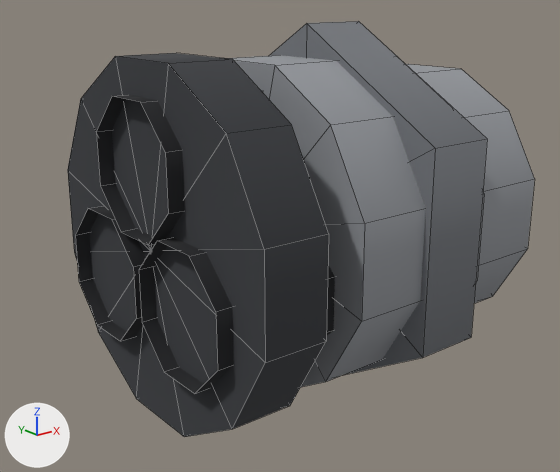
The OBJ model src/main/resources/assets/apocalypse_firstlight/models/block/power_cable/arm_plug_east.obj as it was, and as the next commit left it.
One viewpoint serves both versions: a 50 mm camera at (0.439, -0.976, 0.678) aimed at (0.82, -0.501, 0.488). Every picture has the same lights, and +X, +Y and +Z are marked at lower left. The picture after the commit comes second. Mesh edges are drawn as thin lines. Where no turn or scale is listed for an object, it has been applied to the vertices. Vertices at exactly the same position are counted once.

In view in the first picture: 'arm_plug_east'.
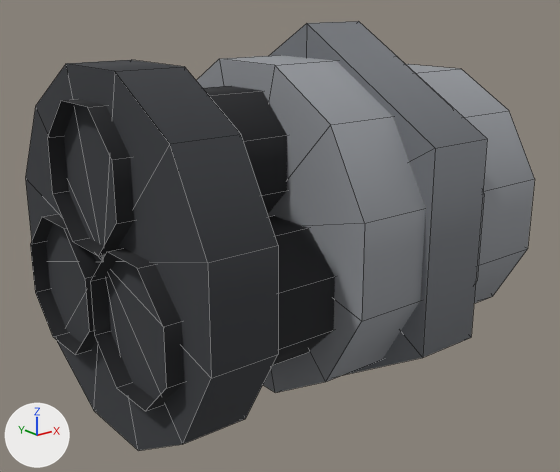
The edits, one by one:
me_arm_plug_east is used by ob_arm_plug_east; location (0.0, 0.0, 0.0).
me_arm_plug_east had 140 vertices, 150 faces and spanned x 0.688..1.0, y -0.636..-0.364, z 0.344..0.656.
me_arm_plug_east now has 140 vertices, 150 faces and spans x 0.65..1.0, y -0.635..-0.365, z 0.344..0.656.
me_arm_plug_east part 1: the loose piece of 26 vertices spanning x 0.7..0.75, y -0.636..-0.364, z 0.364..0.636 is scaled about its middle by (1, 0.978, 0.978), then moved by (-0.037, 0.0, 0.0).
me_arm_plug_east part 2: all 24 vertices in x 0.688, y -0.602..-0.398, z 0.42..0.61 are moved by (-0.038, 0.0, 0.0).

What differs and where, as boxes [x1, y1, x2, y2] in the pictures (560 x 472 px; the box of a moved part takes in the faces that stretch with it):
'arm_plug_east', reshaped (9% wider): before [68, 21, 534, 437]; after [25, 21, 534, 451]
part 1 of me_arm_plug_east, moved or reshaped: before [68, 53, 329, 437]; after [25, 60, 278, 451]
part 2 of me_arm_plug_east, moved or reshaped: before [75, 91, 335, 394]; after [30, 86, 335, 411]
